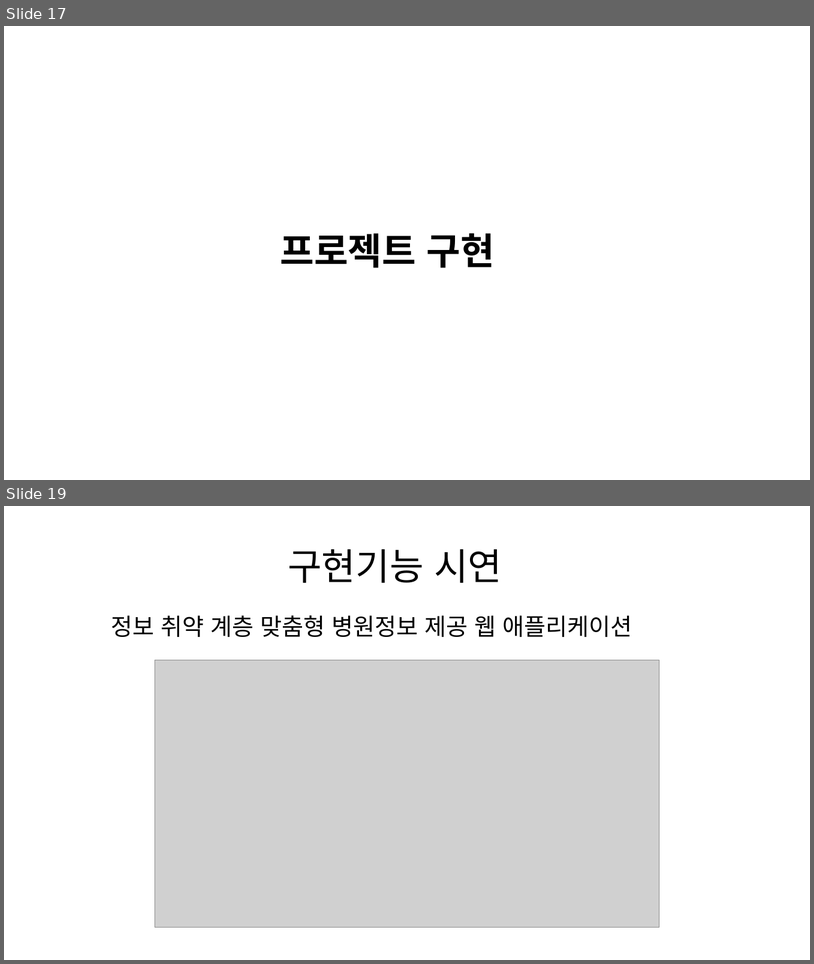
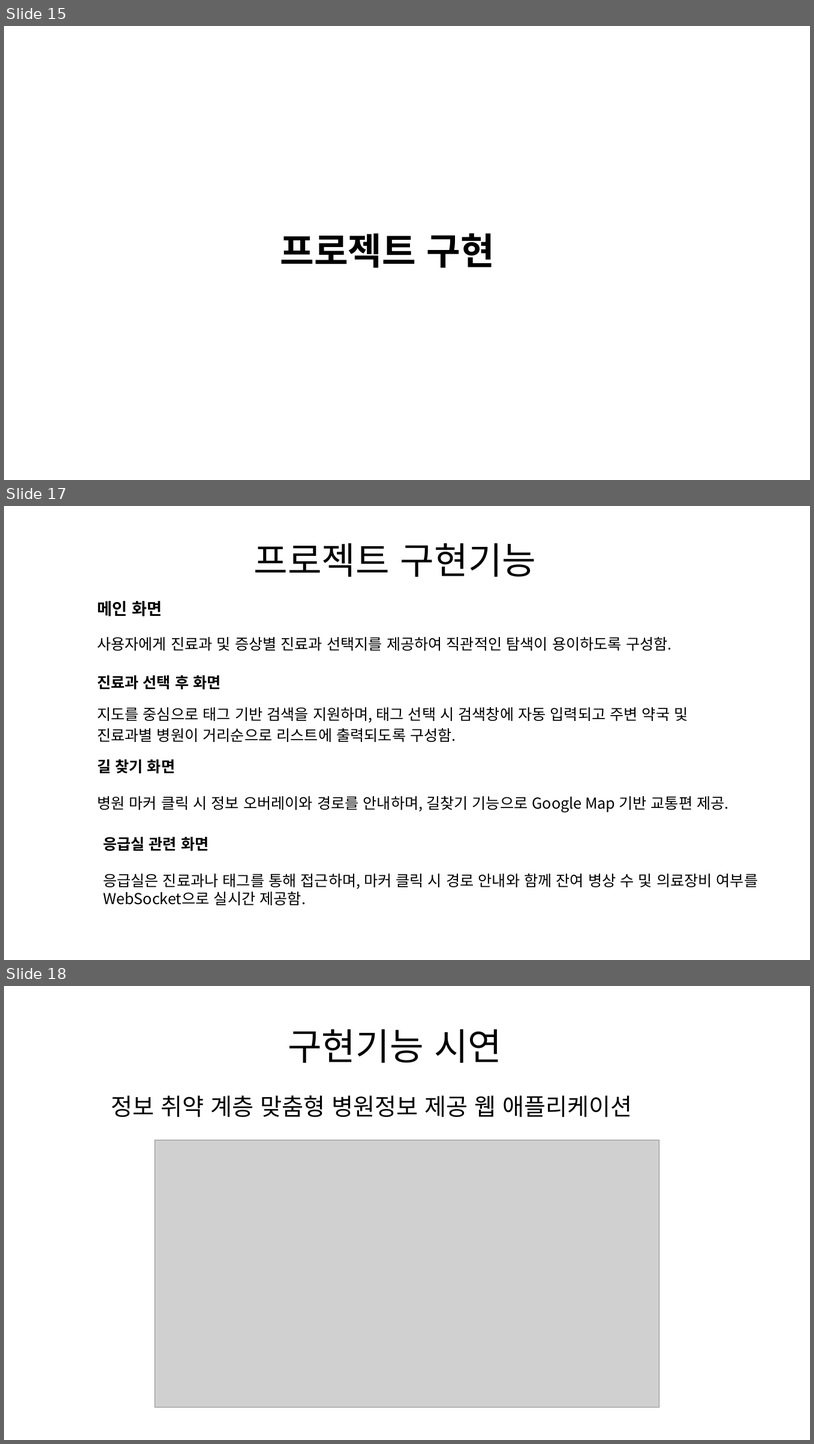
Before and after one commit to 0dlgmlwo0/Project_hospital, a slide deck: 최종발표.pptx. Shown one above the other, each under a label of ours: slides 17 and 19 before the commit, slides 15, 17 and 18 after it; the slides between them are not shown. The pictures are 814x964 and 814x1444 pixels, drawn with LibreOffice and Linux fonts; fonts in the diff are those of the drawing; grey boxes stand for pictures. Boxes give left, top, right and bottom in pixels: in the first picture for what was removed or moved away, otherwise in the second. Text is boxed around its words. In the diff, an @@ line names an element or a change of style, - is before the commit and + after.

```diff
--- a/최종발표.pptx
+++ b/최종발표.pptx
@@ slide 17 added at (x1=4, y1=506, x2=810, y2=960), background #FFFFFF @@
@@ text added at (x1=254, y1=543, x2=537, y2=577), 44 pt, text #000000 @@
+프로젝트 구현기능
@@ text added at (x1=97, y1=601, x2=162, y2=616), 19.5 pt, text #000000, bold @@
+메인 화면
@@ text added at (x1=97, y1=637, x2=672, y2=651), 18 pt, text #000000 @@
+사용자에게 진료과 및 증상별 진료과 선택지를 제공하여 직관적인 탐색이 용이하도록 구성함.
@@ text added at (x1=97, y1=675, x2=221, y2=690), 18 pt, text #000000, bold @@
+진료과 선택 후 화면
@@ text added at (x1=97, y1=707, x2=688, y2=742), 18 pt, text #000000 @@
+지도를 중심으로 태그 기반 검색을 지원하며, 태그 선택 시 검색창에 자동 입력되고 주변 약국 및
+진료과별 병원이 거리순으로 리스트에 출력되도록 구성함.
@@ text added at (x1=97, y1=759, x2=175, y2=774), 18 pt, text #000000, bold @@
+길 찾기 화면
@@ text added at (x1=97, y1=796, x2=729, y2=812), 18 pt, text #000000 @@
+병원 마커 클릭 시 정보 오버레이와 경로를 안내하며, 길찾기 기능으로 Google Map 기반 교통편 제공.
@@ text added at (x1=103, y1=837, x2=759, y2=905), 18 pt, text #000000 @@
+응급실 관련 화면
+응급실은 진료과나 태그를 통해 접근하며, 마커 클릭 시 경로 안내와 함께 잔여 병상 수 및 의료장비 여부를 WebSocket으로 실시간 제공함.
@@ what was slide 17 is now slide 15 @@
@@ what was slide 19 is now slide 18 @@
```
Also in this commit, not shown: 6 slides changed, 2 other slides added, 4 slides removed, 1 other file.
